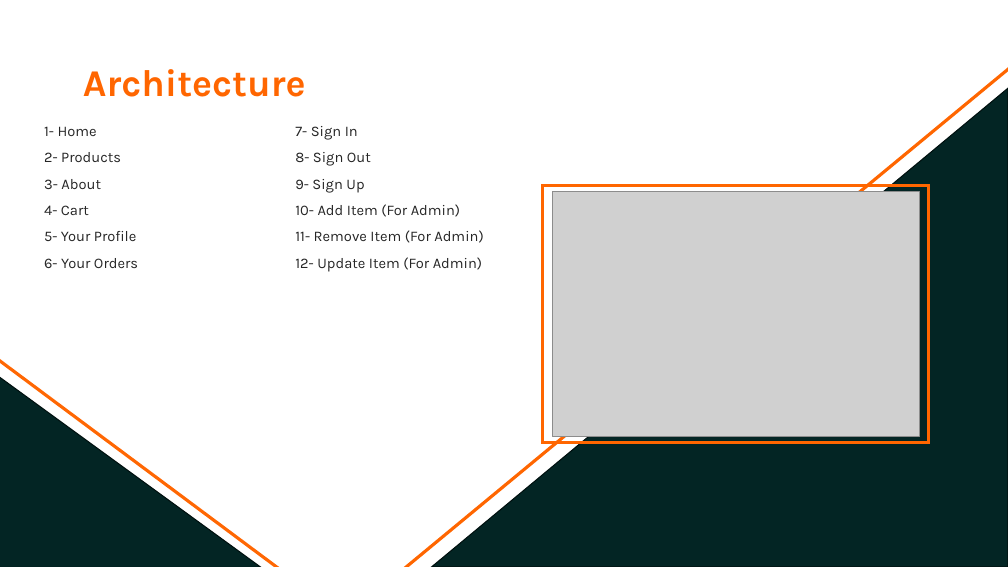
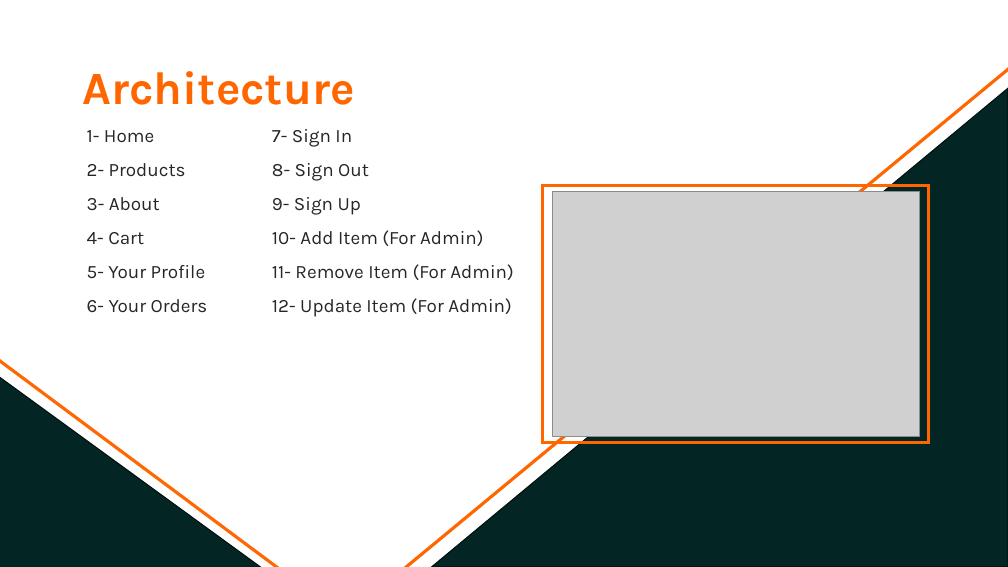
Before and after one commit to MahmoudEasa/Portfolio_E_Commerce, a slide deck: slide 5 of E-commerce_Presentation.pptx. Drawn at 1008x567 pixels with LibreOffice and Linux fonts; fonts in the diff are those of the drawing; grey boxes stand for pictures. Boxes give left, top, right and bottom in pixels: in the first picture for what was removed or moved away, otherwise in the second. Text is boxed around its words. In the diff, an @@ line names an element or a change of style, - is before the commit and + after.

```diff
--- a/E-commerce_Presentation.pptx
+++ b/E-commerce_Presentation.pptx
@@ text "Architecture" at (83,71,355,105): size 36 to 44 pt @@
@@ text "1- Home": place and size @@
-text "1- Home" at (44,126,138,268)
+text "1- Home" at (87,130,208,313)
@@ text "1- Home" at (87,130,208,313): size 14 to 18 pt @@
@@ text "7- Sign In" at (272,129,513,317): size 14 to 18 pt @@
@@ text "7- Sign In": place and size @@
-text "7- Sign In" at (295,126,483,272)
+text "7- Sign In" at (272,129,513,317)
```
Also in this commit, not shown: 7 other slides changed, 1 slide added, 2 slides removed.
